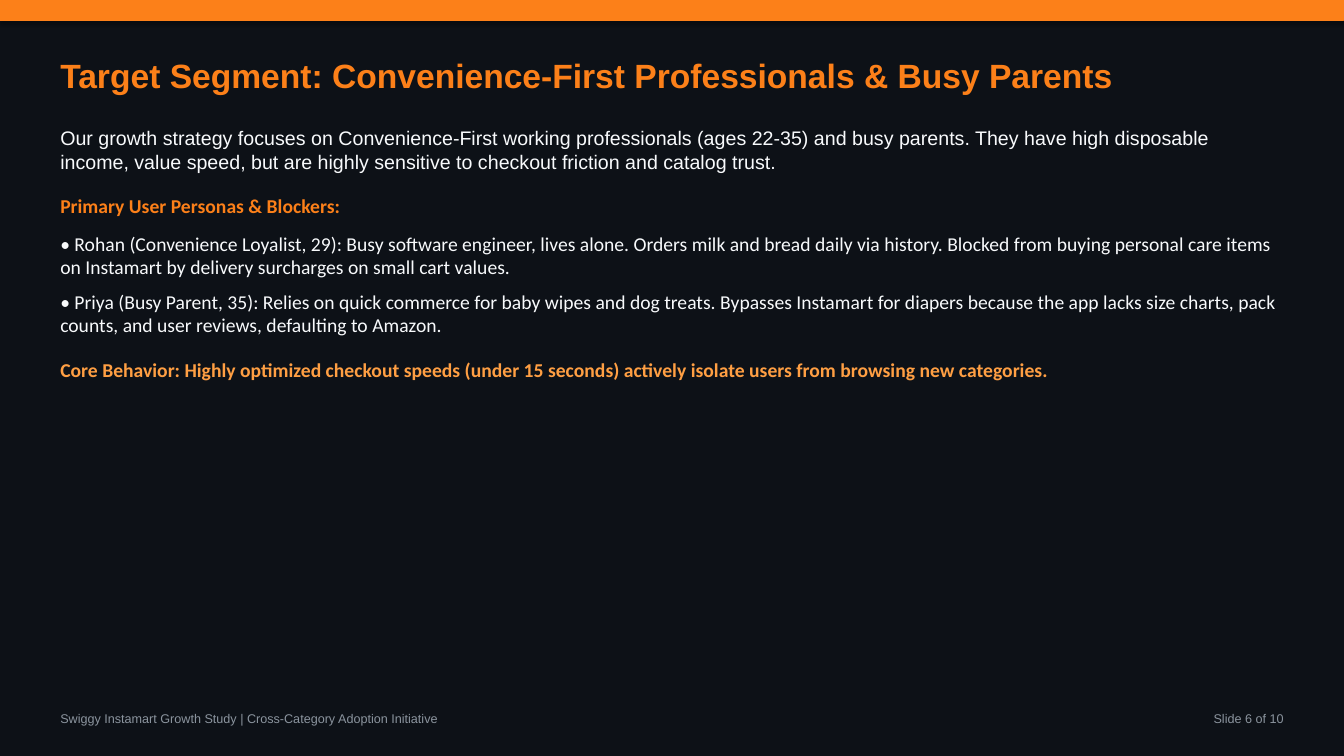
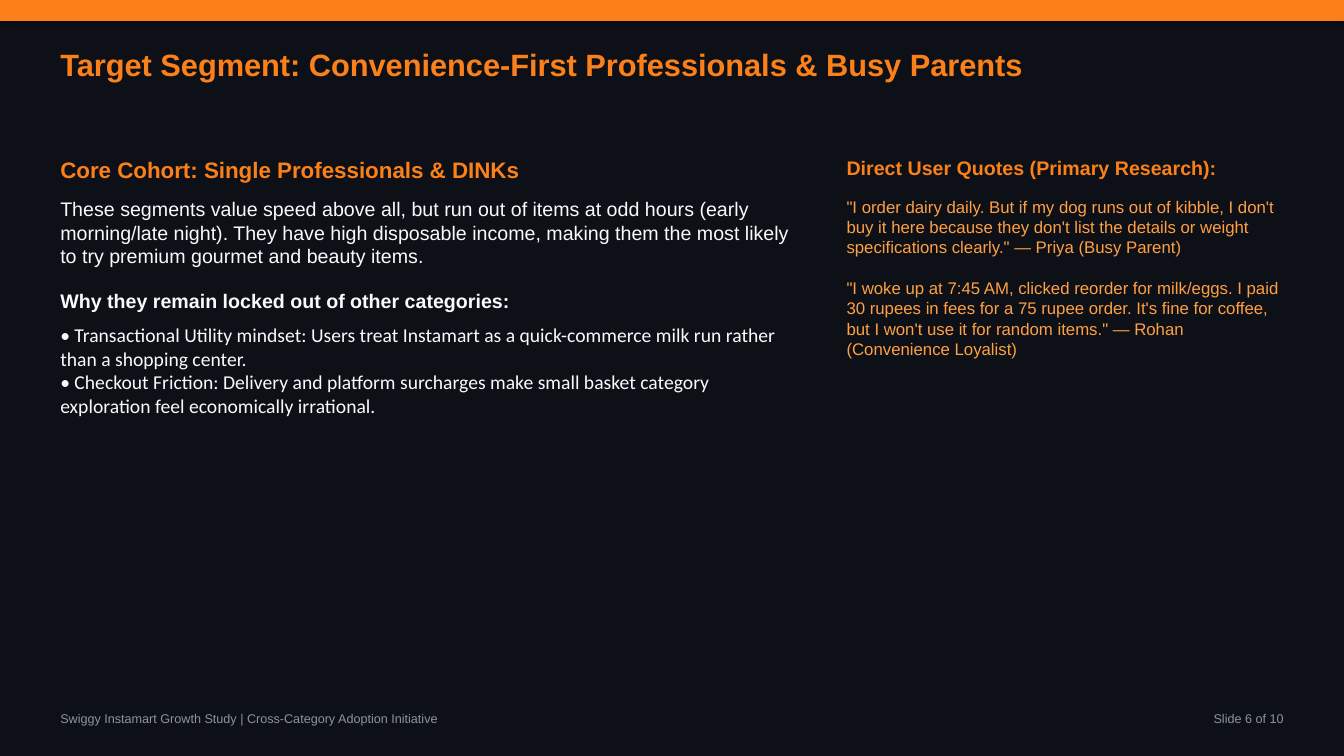
Before and after one commit to aashritamalviya1999/swiggy-instamart-discovery, a slide deck: slide 6 of NL Swiggy Instamart.pptx. Drawn at 1344x756 pixels with LibreOffice and Linux fonts; fonts in the diff are those of the drawing. Boxes give left, top, right and bottom in pixels: in the first picture for what was removed or moved away, otherwise in the second. Text is boxed around its words. In the diff, an @@ line names an element or a change of style, - is before the commit and + after.

```diff
--- a/NL Swiggy Instamart.pptx
+++ b/NL Swiggy Instamart.pptx
@@ text "Target Segment: Convenience-First Professionals & ...": place and size @@
-text "Target Segment: Convenience-First Professionals & ..." at [60,63,1112,95]
+text "Target Segment: Convenience-First Professionals & ..." at [60,53,1023,81]
@@ text "Target Segment: Convenience-First Professionals & ..." at [60,53,1023,81]: size 24 to 22 pt @@
@@ text removed at [60,130,1275,381] @@
-Our growth strategy focuses on Convenience-First working professionals (ages 22-35) and busy parents. They have high disposable income, value speed, but are highly sensitive to checkout friction and catalog trust.
-Primary User Personas & Blockers:
-• Rohan (Convenience Loyalist, 29): Busy software engineer, lives alone. Orders milk and bread daily via history. Blocked from buying personal care items on Instamart by delivery surcharges on small cart values.
-• Priya (Busy Parent, 35): Relies on quick commerce for baby wipes and dog treats. Bypasses Instamart for diapers because the app lacks size charts, pack counts, and user reviews, defaulting to Amazon.
-Core Behavior: Highly optimized checkout speeds (under 15 seconds) actively isolate users from browsing new categories.
@@ text added at [60,161,789,416], 14 pt, text #F8FAFC @@
+Core Cohort: Single Professionals & DINKs
+These segments value speed above all, but run out of items at odd hours (early morning/late night). They have high disposable income, making them the most likely to try premium gourmet and beauty items.
+Why they remain locked out of other categories:
+• Transactional Utility mindset: Users treat Instamart as a quick-commerce milk run rather than a shopping center.
+• Checkout Friction: Delivery and platform surcharges make small basket category exploration feel economically irrational.
@@ text added at [847,160,1279,359], 12 pt, text #FF9F43 @@
+Direct User Quotes (Primary Research):
+"I order dairy daily. But if my dog runs out of kibble, I don't buy it here because they don't list the details or weight specifications clearly." — Priya (Busy Parent)
+"I woke up at 7:45 AM, clicked reorder for milk/eggs. I paid 30 rupees in fees for a 75 rupee order. It's fine for coffee, but I won't use it for random items." — Rohan (Convenience Loyalist)
```
Also in this commit, not shown: 8 other slides changed, 1 other file.
